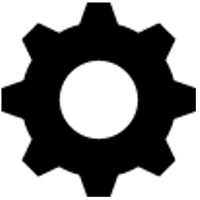
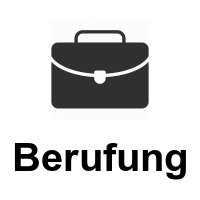
Layered file, before and after one edit (200x200). Changes by layer:
showed "kisspng-computer-icons-briefcase-suitcase-suit-work-office-icon-5ab06f85c5a271.…", painted on it over [1, 2, 196, 197]
hid "Eingefügte Ebene #1" over [1, 2, 196, 197]
added layer "Berufung ..." above "Eingefügte Ebene" over [14, 143, 186, 180]
